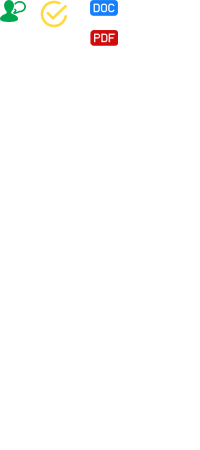
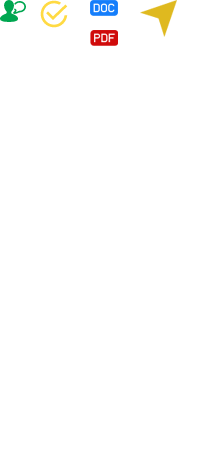
Layered file, before and after one edit (200×450). Changes by layer:
added layer "Layer 24" above "Layer 23" over 140, 0, 177, 37
